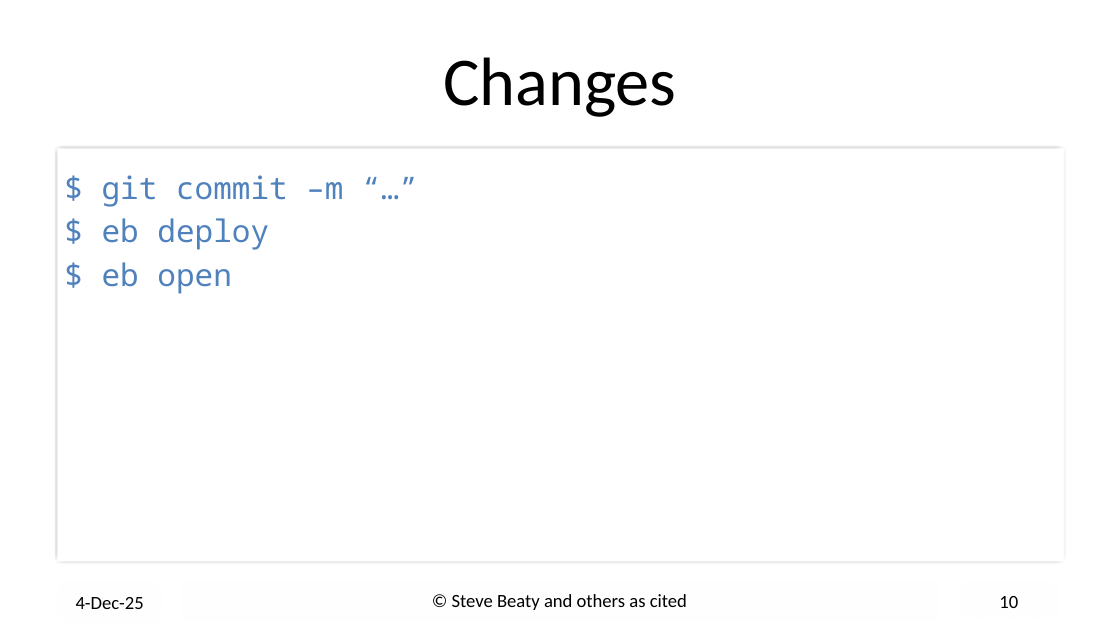
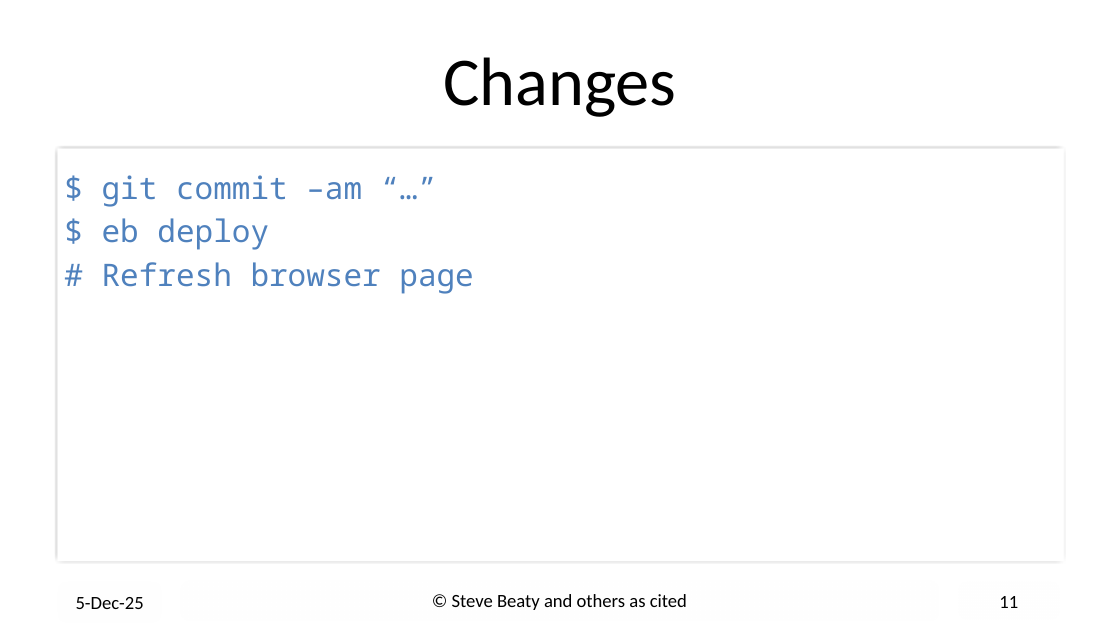
Before and after one commit to drb80/WebAppDev, a slide deck: slide 11 of Slides/Elastic Beanstalk.pptx (slide 10 before the commit). Drawn at 1120x630 pixels with LibreOffice and Linux fonts; fonts in the diff are those of the drawing; background and template pictures are left out. Boxes give left, top, right and bottom in pixels: in the first picture for what was removed or moved away, otherwise in the second. Text is boxed around its words. In the diff, an @@ line names an element or a change of style, - is before the commit and + after.

Commit message:
Updates for how to use EB.

```diff
--- a/Slides/Elastic Beanstalk.pptx
+++ b/Slides/Elastic Beanstalk.pptx
@@ text at [102, 175, 362, 207]: text changed @@
-$ git commit –m “…”
+$ git commit –am “…”
@@ text at [102, 262, 473, 294]: text changed @@
-$ eb open
+# Refresh browser page
@@ text at [76, 597, 144, 609]: text changed @@
-4-Dec-25
+5-Dec-25
@@ page number at [999, 596, 1018, 608]: text changed @@
-10
+11
```
Also in this commit, not shown: 9 other slides changed, 1 slide added.
